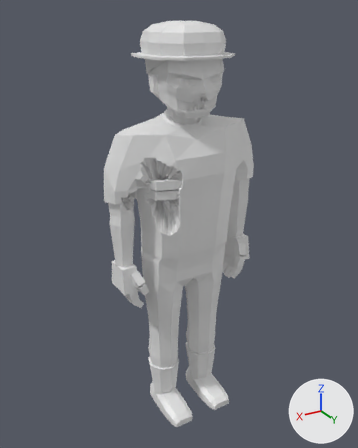
One commit to the glTF model assets/models/zombie_worker_m_b2.glb: the scene before it, then after it.
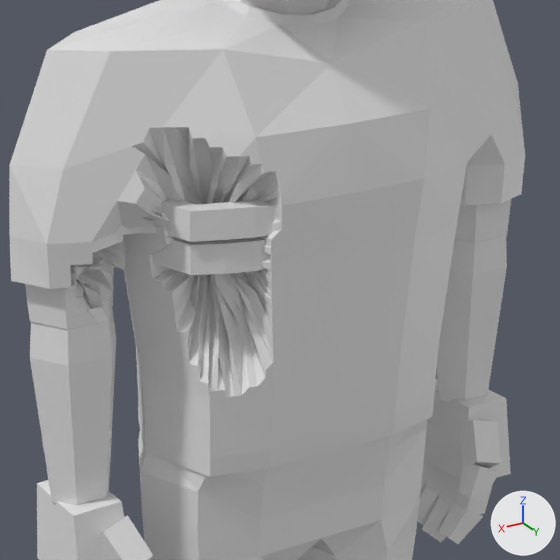
Each version is shown whole from a 50 mm lens placed at (1.178, 1.921, 2.012), pointed at (0.009, -0.027, 1.038), then close up on the part from 28% to 74% of the width and 27% to 63% of the height. The lights are fixed; the arrows at lower right show +X, +Y and +Z. The first two pictures are the older version. Vertices at exactly the same position are counted once.

In view in the first close-up: 'zombie_worker_m_b2'.
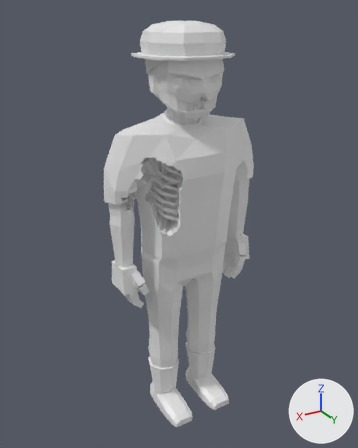
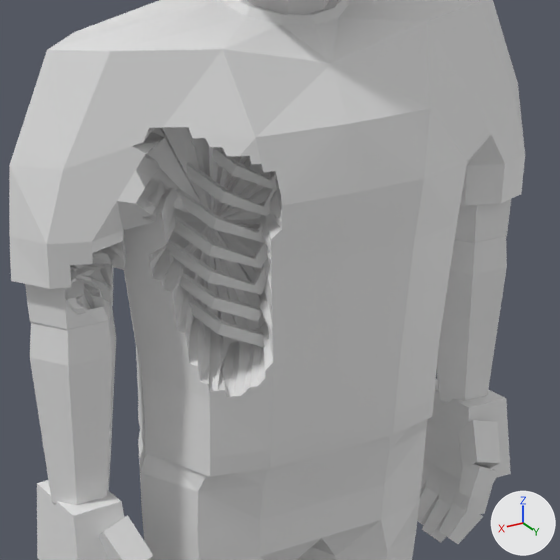
What changed in the scene script:
```text
Change me_zombie_worker_m_b2:
    used by ob_zombie_worker_m_b2; location = (0.0, 0.0, 0.0)
    remove me_zombie_worker_m_b2.from_pydata(...)  # 2498 vertices, 4830 faces; spans x -0.41..0.41, y -0.21..0.22, z 0.0..1.97
    add me_zombie_worker_m_b2.from_pydata(...)  # 2704 vertices, 5198 faces; spans x -0.41..0.41, y -0.21..0.22, z 0.0..1.97
    me_zombie_worker_m_b2 part 1: a new loose piece of 28 vertices spanning x 0.01..0.13, y -0.09..0.1, z 1.33..1.44
    me_zombie_worker_m_b2 part 2: a new loose piece of 28 vertices spanning x 0.01..0.15, y -0.1..0.1, z 1.29..1.4
    me_zombie_worker_m_b2 part 3: a new loose piece of 28 vertices spanning x 0.01..0.16, y -0.1..0.1, z 1.25..1.38
    me_zombie_worker_m_b2 part 4: a new loose piece of 28 vertices spanning x 0.01..0.17, y -0.1..0.1, z 1.22..1.35
    me_zombie_worker_m_b2 part 5: a new loose piece of 24 vertices spanning x 0.02..0.18, y -0.09..0.08, z 1.15..1.26
    me_zombie_worker_m_b2 part 6: a new loose piece of 24 vertices spanning x 0.02..0.17, y -0.09..0.09, z 1.11..1.22
    me_zombie_worker_m_b2 part 7: 209 vertices moved from x 0.1..0.35, y -0.04..0.13, z 1.12..1.39 to x 0.04..0.35, y -0.07..0.11, z 1.08..1.44; 134 vertices removed from x 0.04..0.36, y -0.1..0.15, z 1.13..1.33; 136 vertices added at x 0.01..0.37, y -0.1..0.1, z 0.92..1.47
    other edits to the shape of me_zombie_worker_m_b2 do not show in these pictures
```

Where the change shows, as pixel boxes [x1, y1, x2, y2] in the close-ups (560 x 560 px; the box of a moved part takes in the faces that stretch with it):
part 1 of me_zombie_worker_m_b2, added
    after: [192, 138, 278, 190]
part 2 of me_zombie_worker_m_b2, added
    after: [180, 161, 275, 216]
part 3 of me_zombie_worker_m_b2, added
    after: [176, 188, 266, 243]
part 4 of me_zombie_worker_m_b2, added
    after: [174, 216, 268, 268]
part 5 of me_zombie_worker_m_b2, added
    after: [179, 272, 261, 322]
part 6 of me_zombie_worker_m_b2, added
    after: [188, 297, 264, 348]
part 7 of me_zombie_worker_m_b2, moved or reshaped
    both: [65, 127, 282, 397]
